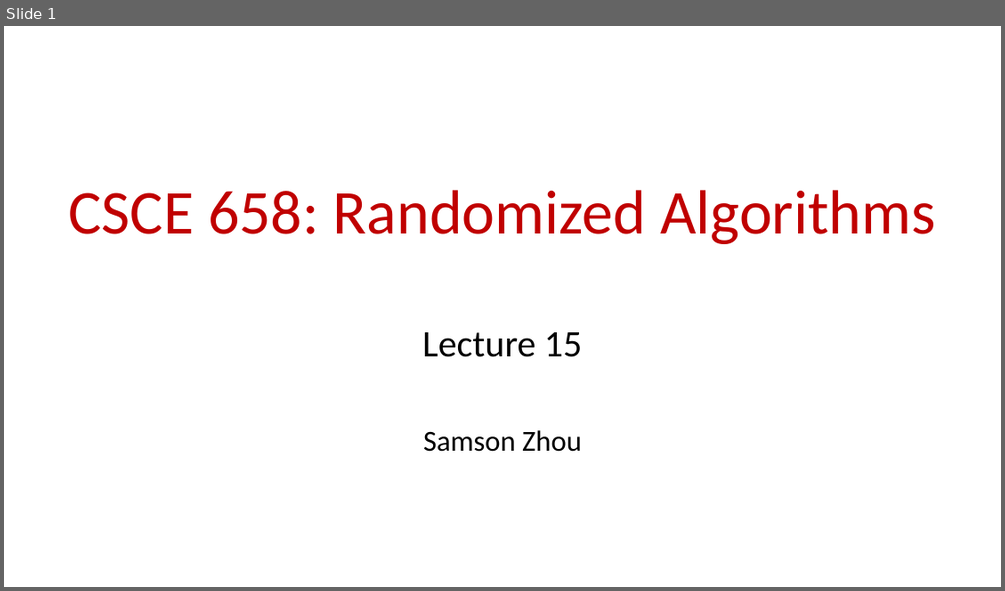
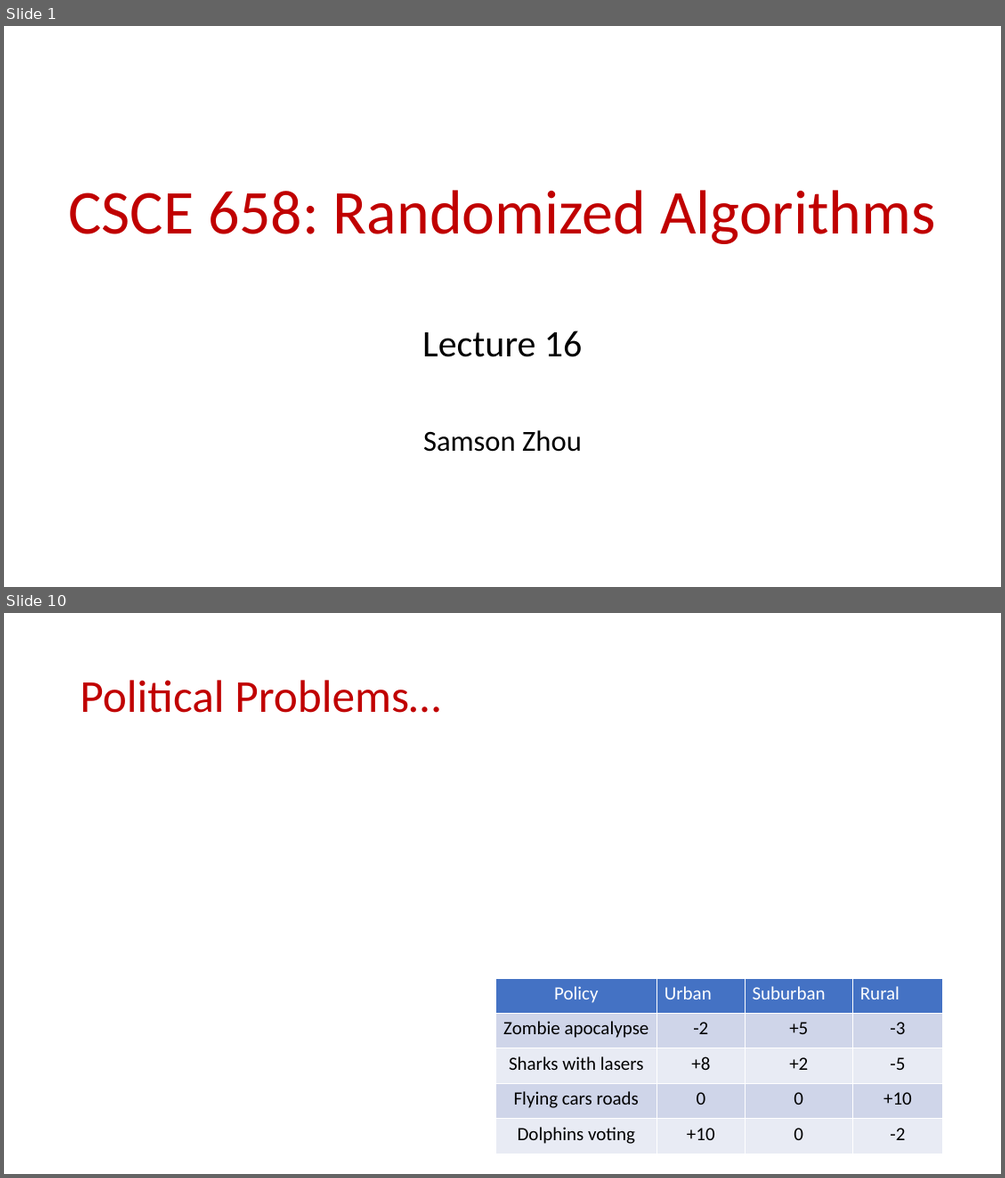
Before and after one commit to samsonzhou/samsonzhou.github.io, a slide deck: CSCE658-S24/L15.pptx. Shown one above the other, each under a label of ours: slide 1 before the commit, slides 1 and 10 after it; the slides between them are not shown. The pictures are 1005x591 and 1005x1178 pixels, drawn with LibreOffice and Linux fonts; fonts in the diff are those of the drawing; grey boxes stand for pictures. Boxes give left, top, right and bottom in pixels: in the first picture for what was removed or moved away, otherwise in the second. Text is boxed around its words. In the diff, an @@ line names an element or a change of style, - is before the commit and + after.

```diff
--- a/CSCE658-S24/L15.pptx
+++ b/CSCE658-S24/L15.pptx
@@ slide 10 added at [4, 613, 1001, 1174], background #FFFFFF @@
@@ title added at [80, 680, 440, 713], 44 pt, text #C00000 @@
+Political Problems…
@@ table added at [495, 978, 942, 1153], 5 rows, 4 columns @@
+Policy | Urban | Suburban | Rural
+Zombie apocalypse | -2 | +5 | -3
+Sharks with lasers | +8 | +2 | -5
+Flying cars roads | 0 | 0 | +10
+Dolphins voting | +10 | 0 | -2
@@ slide 1 changed as well @@
@@ subtitle at [422, 330, 582, 357]: text changed @@
-Lecture 15
+Lecture 16
```
Also in this commit, not shown: 64 other slides added, 34 slides removed, 1 other file.
